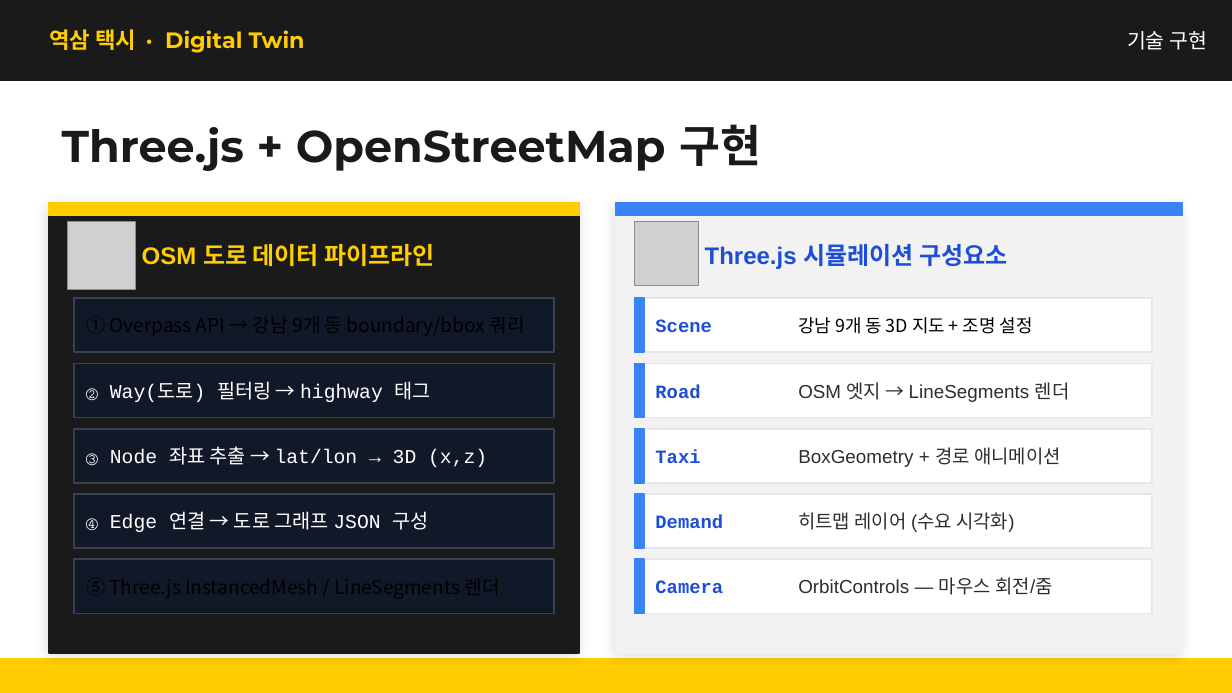
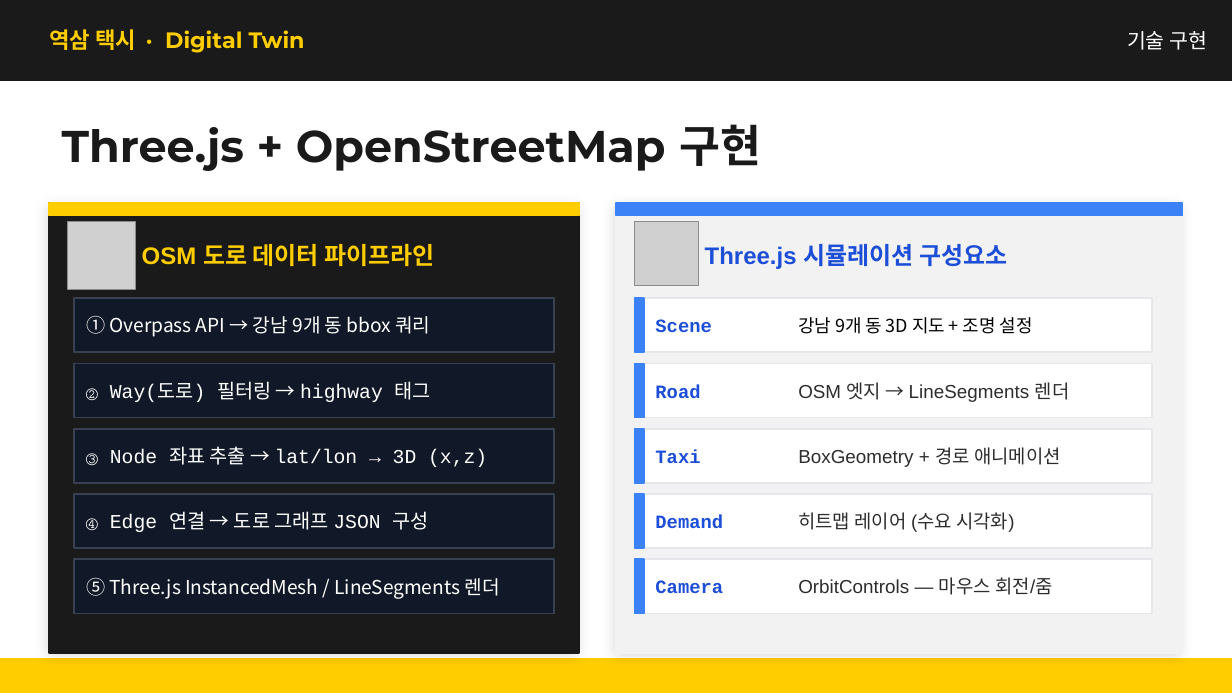
Before and after one commit to kimcanal/yeoksam-taxi, a slide deck: slide 5 of public/a-eye-presentation/A-Eye_midterm_data_collection_forecast.pptx. Drawn at 1232x693 pixels with LibreOffice and Linux fonts; fonts in the diff are those of the drawing; grey boxes stand for pictures. Boxes give left, top, right and bottom in pixels: in the first picture for what was removed or moved away, otherwise in the second. Text is boxed around its words. In the diff, an @@ line names an element or a change of style, - is before the commit and + after.

```diff
--- a/public/a-eye-presentation/A-Eye_midterm_data_collection_forecast.pptx
+++ b/public/a-eye-presentation/A-Eye_midterm_data_collection_forecast.pptx
@@ text added at [86,315,430,337], 11.2 pt, text #FFFFFF @@
+① Overpass API → 강남 9개 동 bbox 쿼리
@@ text added at [86,577,500,599], 11.2 pt, text #FFFFFF @@
+⑤ Three.js InstancedMesh / LineSegments 렌더
```
Also in this commit, not shown: 10 other slides changed.
